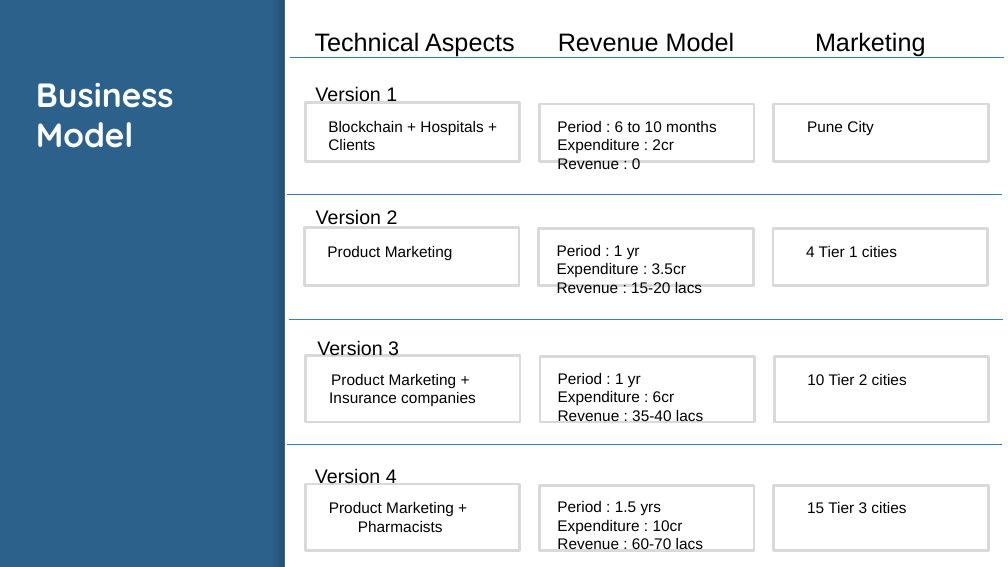
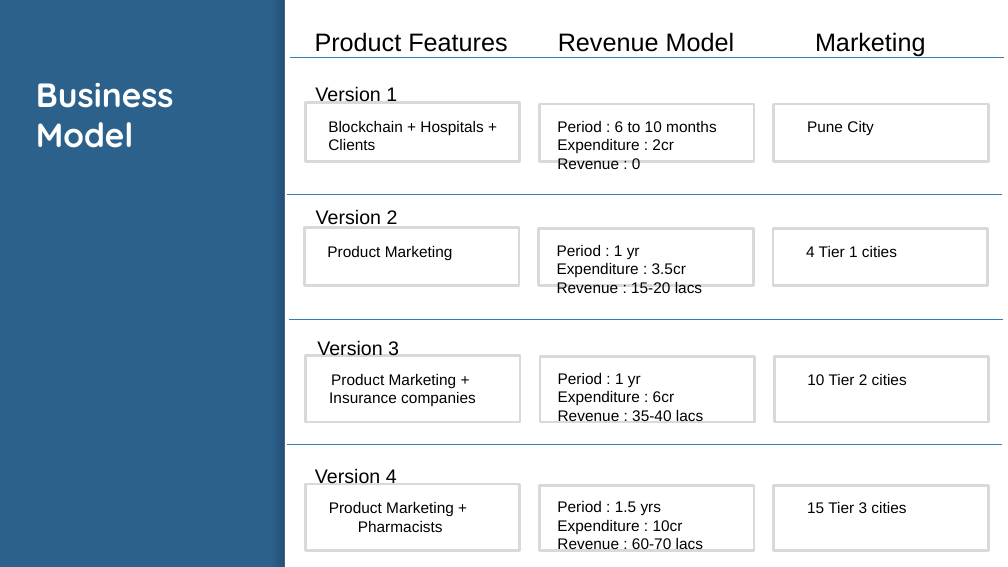
Before and after one commit to ShikharBhatt/NITI, a slide deck: slide 7 of niti aayog.pptx. Drawn at 1008x567 pixels with LibreOffice and Linux fonts; fonts in the diff are those of the drawing. Boxes give left, top, right and bottom in pixels: in the first picture for what was removed or moved away, otherwise in the second. Text is boxed around its words. In the diff, an @@ line names an element or a change of style, - is before the commit and + after.

```diff
--- a/niti aayog.pptx
+++ b/niti aayog.pptx
@@ text at [315, 32, 507, 52]: text changed @@
-Technical Aspects
+Product Features
```
Also in this commit, not shown: 1 slide added, 1 other file.
